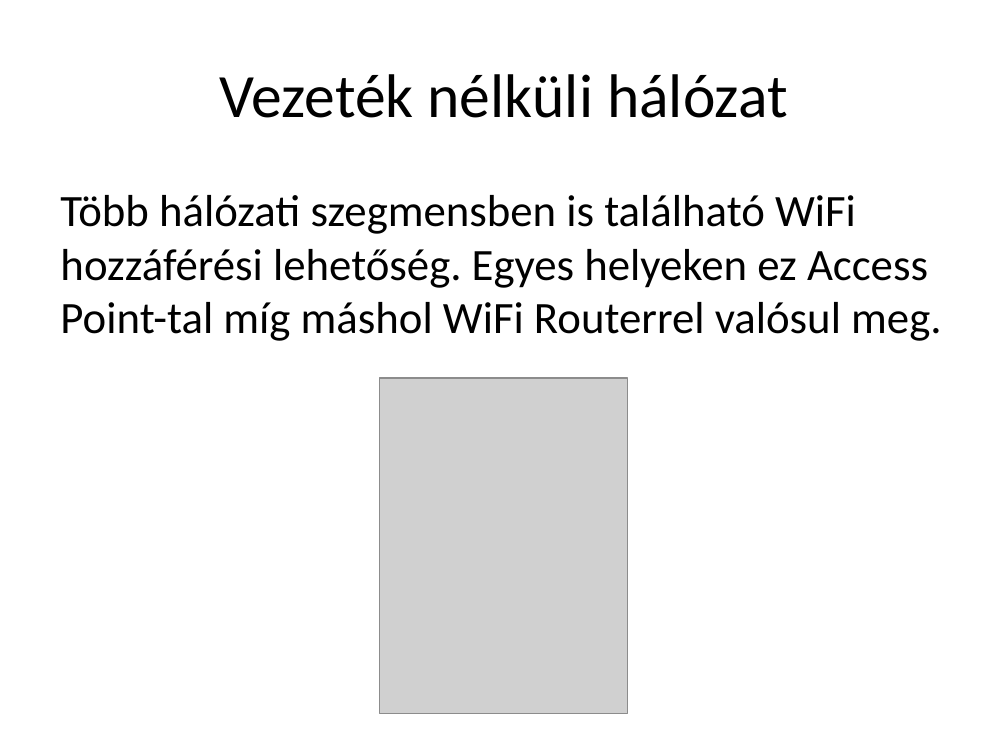
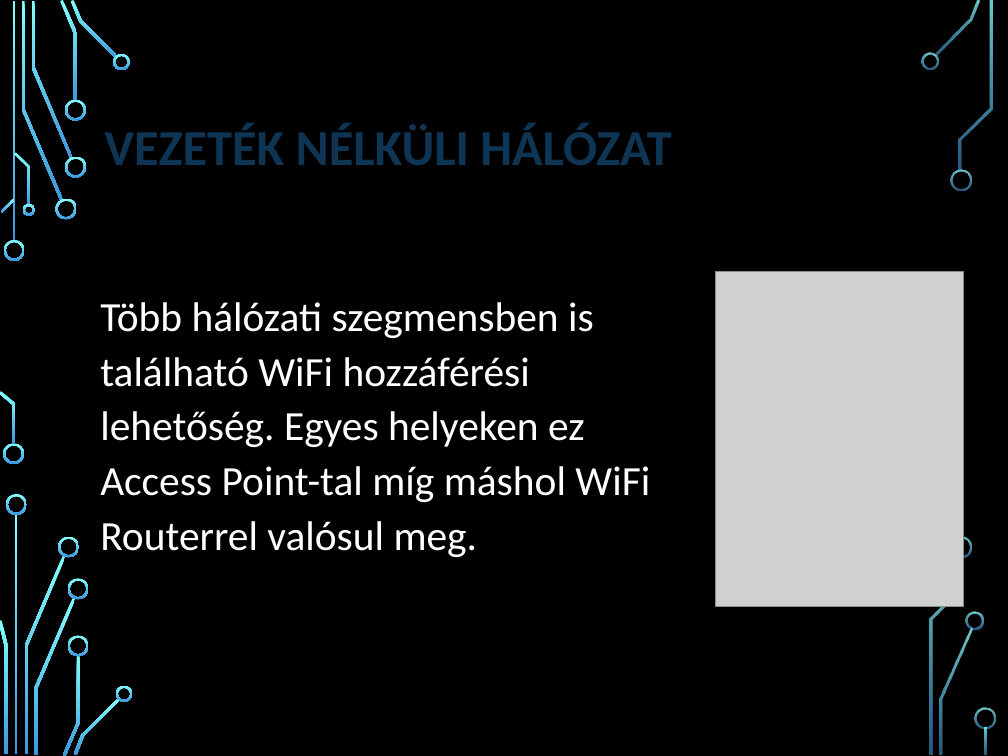
Before and after one commit to LocskaG/Uzemelteto_vizsgaremek_2024, a slide deck: slide 13 of BEMUTATÓ/Halozattervezesi_vizsgaremek_ppt.pptx. Drawn at 1008x756 pixels with LibreOffice and Linux fonts; fonts in the diff are those of the drawing; grey boxes stand for pictures; background and template pictures are left out. Boxes give left, top, right and bottom in pixels: in the first picture for what was removed or moved away, otherwise in the second. Text is boxed around its words. In the diff, an @@ line names an element or a change of style, - is before the commit and + after.

```diff
--- a/BEMUTATÓ/Halozattervezesi_vizsgaremek_ppt.pptx
+++ b/BEMUTATÓ/Halozattervezesi_vizsgaremek_ppt.pptx
@@ background #FFFFFF to picture (left out) @@
@@ title at [104,124,671,165]: text changed; size 44 to 36 pt; text colour #000000 to #0E3554; bold on @@
-Vezeték nélküli hálózat
+VEZETÉK NÉLKÜLI HÁLÓZAT
@@ text "Több hálózati szegmensben is található ...": place and size @@
-text "Több hálózati szegmensben is található ..." at [60,195,941,341]
+text "Több hálózati szegmensben is található ..." at [100,302,650,557]
@@ text "Több hálózati szegmensben is található ..." at [100,302,650,557]: size 32 to 29.6 pt, text colour #000000 to #FFFFFF; line spacing 1 to 1.1; more space between paragraphs; vertical alignment top to middle @@
@@ picture: place and size @@
-picture at [380,378,628,714]
+picture at [716,271,964,607]
@@ group added at [0,0,995,756]: 33 freeform shapes, 3 rectangles @@
```
Also in this commit, not shown: 13 other slides changed, 4 slides added, 4 slides removed.
